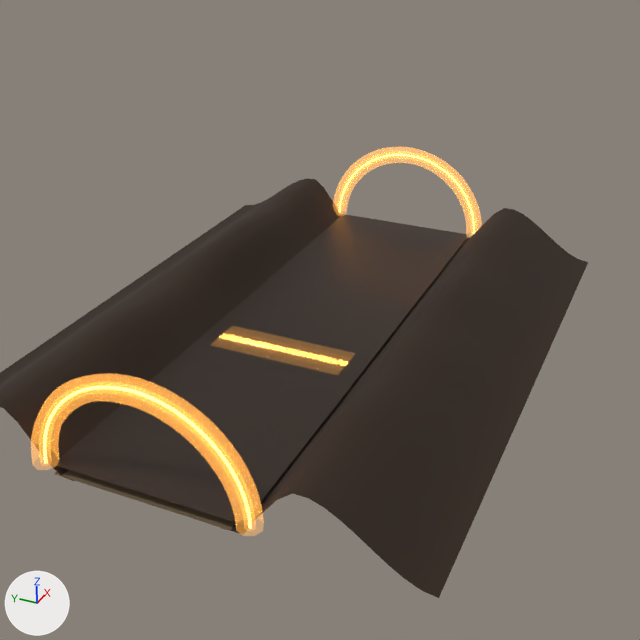
Two versions of the Blender file assets-src/blender/stream_segment.blend, one commit apart.
Before and after are seen from the file's camera 'Stream_PreviewCamera'. Arrows for +X, +Y and +Z are at lower left; the lights stay in place. The older version comes first.

In view in the first picture: 'Stream_BankL', 'Stream_BankR', 'Stream_Bed', 'Stream_Port_in_Arch2', 'Stream_Port_out_Arch2', 'Stream_Pulse_0_Band0', 'Stream_Pulse_0_Band1', 'Stream_Pulse_0_Band2', 'Stream_Water'.
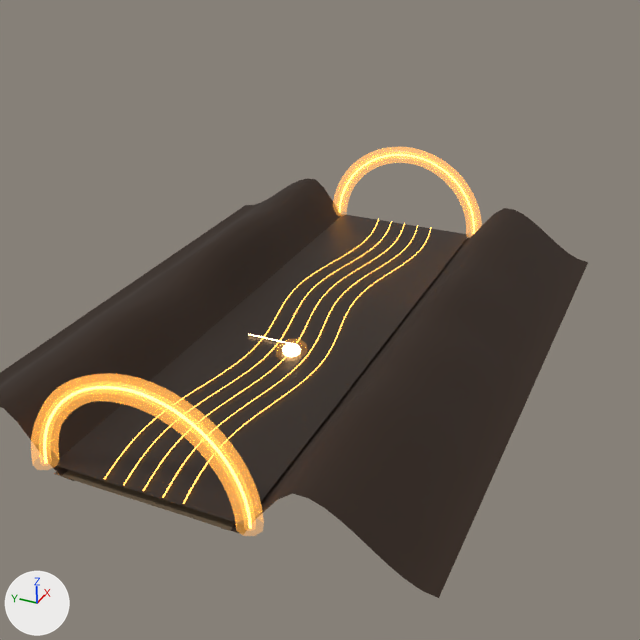
ob_pulse_0 is not drawn itself; it is the parent of ob_pulse_0_band, ob_pulse_0_note.

What changed in the scene script:
```text
Change me_stream_staffline0:
    used by ob_stream_staffline0; parent = ob_staff; location = (0.0, 0.0, 0.0)
    remove me_stream_staffline0.from_pydata(...)  # 50 vertices, 24 faces; spans x 0.0..4.0, y -0.3, z 0.02
    remove me_stream_staffline0.materials.append(mat_stream_glow)  # orange #ffb350, glowing orange #ffb350
    add me_stream_staffline0.from_pydata(...)  # 98 vertices, 48 faces; spans x 0.0..4.0, y -0.31..-0.17, z 0.08
    me_stream_staffline0 part 1: 50 vertices removed from x 0.0..4.0, y -0.3, z 0.02; 98 vertices added at x 0.0..4.0, y -0.31..-0.17, z 0.08
    add me_stream_staffline0.materials.append(mat_stream_staff)  # orange #ffb350, glowing orange #ffb350
Change me_stream_staffline1:
    used by ob_stream_staffline1; parent = ob_staff; location = (0.0, 0.0, 0.0)
    remove me_stream_staffline1.from_pydata(...)  # 50 vertices, 24 faces; spans x 0.0..4.0, y -0.15, z 0.02
    remove me_stream_staffline1.materials.append(mat_stream_glow)  # orange #ffb350, glowing orange #ffb350
    add me_stream_staffline1.from_pydata(...)  # 98 vertices, 48 faces; spans x 0.0..4.0, y -0.19..-0.05, z 0.08
    me_stream_staffline1 part 2: 50 vertices removed from x 0.0..4.0, y -0.15, z 0.02; 98 vertices added at x 0.0..4.0, y -0.19..-0.05, z 0.08
    add me_stream_staffline1.materials.append(mat_stream_staff)  # orange #ffb350, glowing orange #ffb350
Change me_stream_staffline2:
    used by ob_stream_staffline2; parent = ob_staff; location = (0.0, 0.0, 0.0)
    remove me_stream_staffline2.from_pydata(...)  # 50 vertices, 24 faces; spans x 0.0..4.0, y 0.0, z 0.02
    remove me_stream_staffline2.materials.append(mat_stream_glow)  # orange #ffb350, glowing orange #ffb350
    add me_stream_staffline2.from_pydata(...)  # 98 vertices, 48 faces; spans x 0.0..4.0, y -0.07..0.07, z 0.08
    me_stream_staffline2 part 3: 50 vertices removed from x 0.0..4.0, y 0.0, z 0.02; 98 vertices added at x 0.0..4.0, y -0.07..0.07, z 0.08
    add me_stream_staffline2.materials.append(mat_stream_staff)  # orange #ffb350, glowing orange #ffb350
Change me_stream_staffline3:
    used by ob_stream_staffline3; parent = ob_staff; location = (0.0, 0.0, 0.0)
    remove me_stream_staffline3.from_pydata(...)  # 50 vertices, 24 faces; spans x 0.0..4.0, y 0.15, z 0.02
    remove me_stream_staffline3.materials.append(mat_stream_glow)  # orange #ffb350, glowing orange #ffb350
    add me_stream_staffline3.from_pydata(...)  # 98 vertices, 48 faces; spans x 0.0..4.0, y 0.05..0.19, z 0.08
    me_stream_staffline3 part 4: 50 vertices removed from x 0.0..4.0, y 0.15, z 0.02; 98 vertices added at x 0.0..4.0, y 0.05..0.19, z 0.08
    add me_stream_staffline3.materials.append(mat_stream_staff)  # orange #ffb350, glowing orange #ffb350
Change me_stream_staffline4:
    used by ob_stream_staffline4; parent = ob_staff; location = (0.0, 0.0, 0.0)
    remove me_stream_staffline4.from_pydata(...)  # 50 vertices, 24 faces; spans x 0.0..4.0, y 0.3, z 0.02
    remove me_stream_staffline4.materials.append(mat_stream_glow)  # orange #ffb350, glowing orange #ffb350
    add me_stream_staffline4.from_pydata(...)  # 98 vertices, 48 faces; spans x 0.0..4.0, y 0.17..0.31, z 0.08
    me_stream_staffline4 part 5: 50 vertices removed from x 0.0..4.0, y 0.3, z 0.02; 98 vertices added at x 0.0..4.0, y 0.17..0.31, z 0.08
    add me_stream_staffline4.materials.append(mat_stream_staff)  # orange #ffb350, glowing orange #ffb350
Add me_stream_pulse_0_stem:
    me_stream_pulse_0_stem.from_pydata([(0.079, 0.02, 0.0), (0.065, 0.02, 0.0), (0.079, 0.36, 0.0), (0.065, 0.36, 0.0)], [], [(0, 1, 3, 2)])
    me_stream_pulse_0_stem.polygons.foreach_set('use_smooth', [True] * 1)
    me_stream_pulse_0_stem.materials.append(mat_stream_wispcore)  # beige #ffce89, glowing beige #ffce89
Change ob_stream_staffline0:
    remove ob_stream_staffline0.hide_render = True
Change ob_stream_staffline1:
    remove ob_stream_staffline1.hide_render = True
Change ob_stream_staffline2:
    remove ob_stream_staffline2.hide_render = True
Change ob_stream_staffline3:
    remove ob_stream_staffline3.hide_render = True
Change ob_stream_staffline4:
    remove ob_stream_staffline4.hide_render = True
Change ob_pulse_0:
    ob_pulse_0.location: (1.6, 0.0, 0.0) -> (1.6, -0.0666, 0.086)
Remove ob_stream_pulse_0_band0:
    ob_stream_pulse_0_band0 = bpy.data.objects.new('Stream_Pulse_0_Band0', me_stream_pulse_0_band0)
Remove ob_stream_pulse_0_band1:
    ob_stream_pulse_0_band1 = bpy.data.objects.new('Stream_Pulse_0_Band1', me_stream_pulse_0_band1)
Remove ob_stream_pulse_0_band2:
    ob_stream_pulse_0_band2 = bpy.data.objects.new('Stream_Pulse_0_Band2', me_stream_pulse_0_band2)
Add ob_stream_pulse_0_stem:
    ob_stream_pulse_0_stem = bpy.data.objects.new('Stream_Pulse_0_Stem', me_stream_pulse_0_stem)
    ob_stream_pulse_0_stem.parent = ob_pulse_0
    ob_stream_pulse_0_stem.location = (0.0, 0.0, 0.0)
Add ob_stream_pulse_0_halo:
    ob_stream_pulse_0_halo = bpy.data.objects.new('Stream_Pulse_0_Halo', me_stream_pulse_0_halo)  # a UV sphere (14 segments, 7 rings, poles along z) spanning x -0.095..0.095, y -0.097..0.097, z -0.1..0.1; in mat_stream_glowhalo (orange #ffb350, glowing orange #ffb350)
    ob_stream_pulse_0_halo.parent = ob_pulse_0
    ob_stream_pulse_0_halo.location = (0.0, 0.0, 0.0)
    ob_stream_pulse_0_halo.scale = (1.3, 1.0, 0.5)
```

Where the change shows, as pixel boxes [x1, y1, x2, y2] in the pictures (640 x 640 px):
'Stream_Pulse_0_Band2', deleted
    before: [211, 326, 356, 375]
'Stream_Pulse_0_Halo', added
    after: [276, 338, 307, 361]
'Stream_Pulse_0_Band1', deleted
    before: [215, 330, 351, 369]
'Stream_StaffLine1', shown
    after: [162, 225, 418, 498]
'Stream_StaffLine0', shown
    after: [183, 227, 432, 504]
'Stream_StaffLine3', shown
    after: [123, 221, 392, 485]
'Stream_StaffLine4', shown
    after: [104, 219, 379, 479]
'Stream_StaffLine2', shown
    after: [143, 223, 405, 491]
'Stream_Pulse_0_Band0', deleted
    before: [220, 335, 346, 366]
'Stream_Pulse_0_Stem', added
    after: [248, 334, 283, 342]
